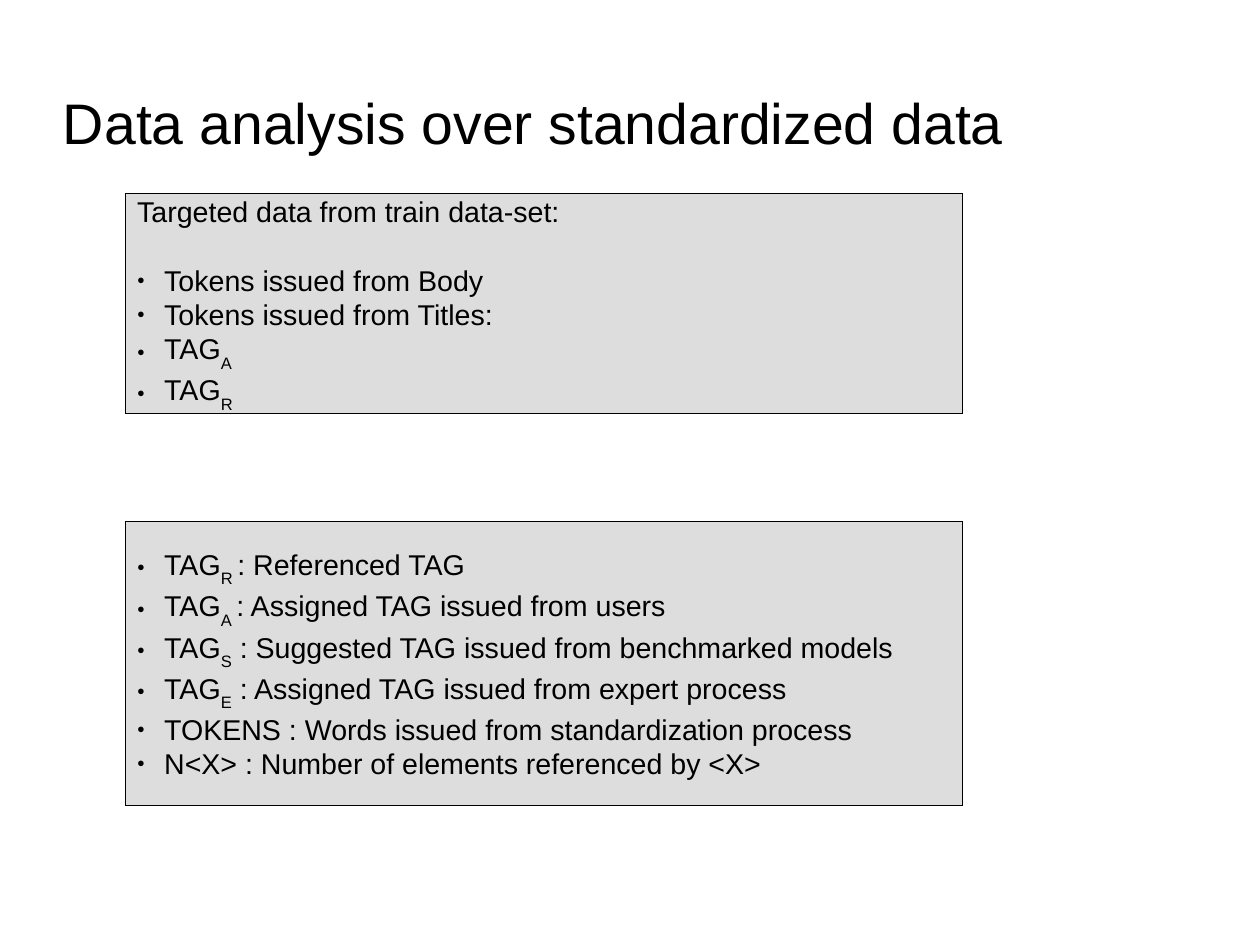
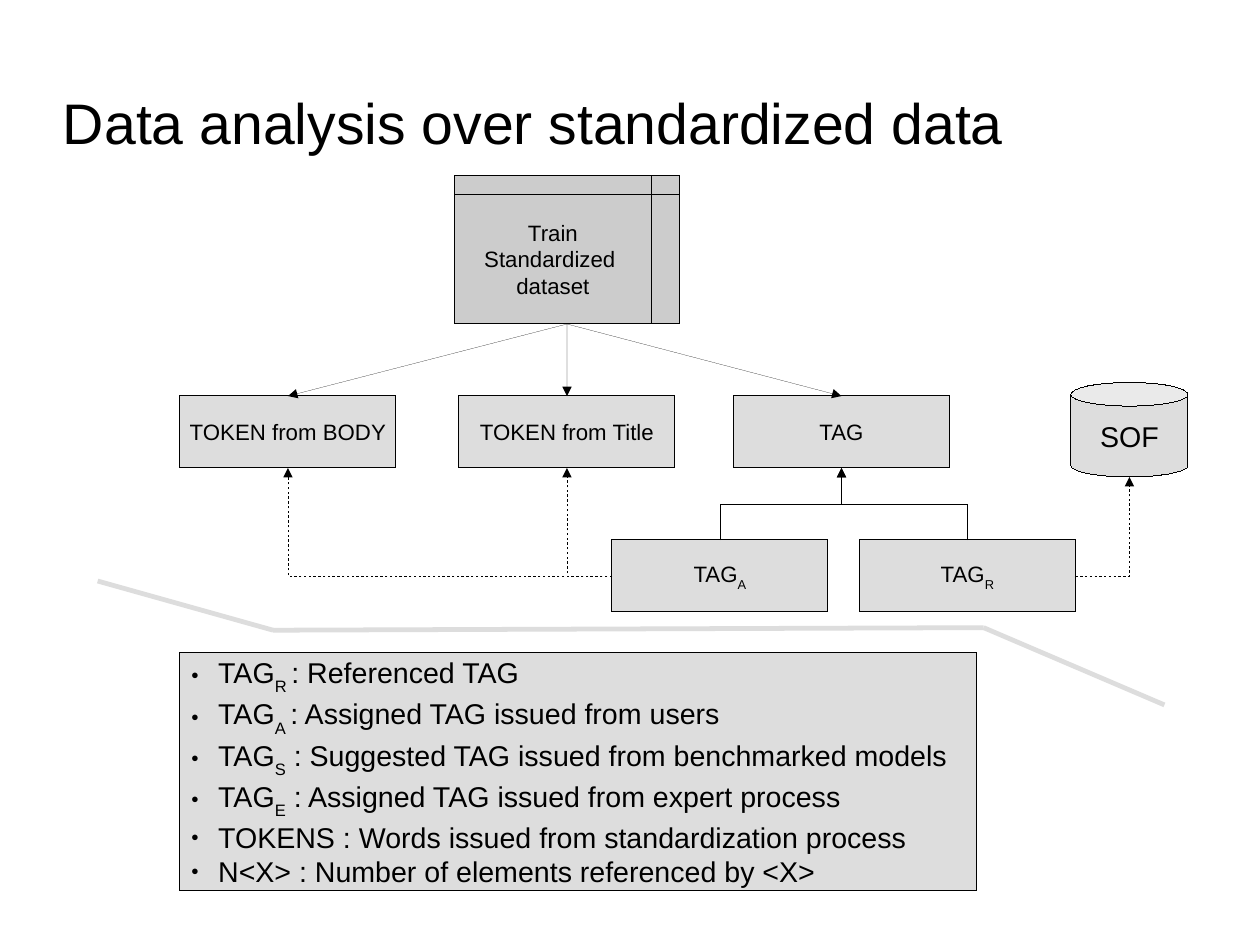
Before and after one commit to dataforcast/OC_Datascientist, a slide deck: slide 6 of P6/report/Openclassrooms_ParcoursDatascientist_P6-V1.odp. Drawn at 1260x945 pixels with LibreOffice and Linux fonts; fonts in the diff are those of the drawing; background and template pictures are left out. Boxes give left, top, right and bottom in pixels: in the first picture for what was removed or moved away, otherwise in the second. Text is boxed around its words. In the diff, an @@ line names an element or a change of style, - is before the commit and + after.

```diff
--- a/P6/report/Openclassrooms_ParcoursDatascientist_P6-V1.odp
+++ b/P6/report/Openclassrooms_ParcoursDatascientist_P6-V1.odp
@@ flow chart internal storage added at (x1=455, y1=176, x2=680, y2=325), fill #CCCCCC, outline #000000 0 pt, 14 pt, text #000000 @@
+Train
+Standardized
+dataset
@@ rectangle removed at (x1=126, y1=193, x2=963, y2=414) @@
-Targeted data from train data-set:
-● Tokens issued from Body
-● Tokens issued from Titles:
-● TAGA
-● TAGR
@@ arrow added from (567, 324) to (288, 396), #000000 0 pt @@
@@ arrow added from (567, 324) to (567, 396), #000000 0 pt @@
@@ arrow added from (567, 324) to (842, 396), #000000 0 pt @@
@@ cylinder added at (x1=1071, y1=383, x2=1188, y2=478), fill #DDDDDD, outline #000000 0 pt, 18 pt, text #000000 @@
+SOF
@@ rectangle added at (x1=180, y1=396, x2=396, y2=468), fill #DDDDDD, outline #000000 0 pt, 14 pt, text #000000 @@
+TOKEN from BODY
@@ rectangle added at (x1=460, y1=396, x2=676, y2=468), fill #DDDDDD, outline #000000 0 pt, 14 pt, text #000000 @@
+TOKEN from Title
@@ rectangle added at (x1=734, y1=396, x2=950, y2=468), fill #DDDDDD, outline #000000 0 pt, 14 pt, text #000000 @@
+TAG
@@ elbow arrow added from (612, 576) to (288, 468), #000000 0 pt @@
@@ elbow arrow added from (612, 576) to (567, 468), #000000 0 pt @@
@@ elbow arrow added from (720, 540) to (842, 468), #000000 0 pt @@
@@ elbow arrow added from (967, 540) to (842, 468), #000000 0 pt @@
@@ elbow arrow added from (1076, 576) to (1130, 477), #000000 0 pt @@
@@ rectangle added at (x1=612, y1=540, x2=828, y2=612), fill #DDDDDD, outline #000000 0 pt, 14 pt, text #000000 @@
+TAGA
@@ rectangle added at (x1=860, y1=540, x2=1076, y2=612), fill #DDDDDD, outline #000000 0 pt, 14 pt, text #000000 @@
+TAGR
@@ line added from (97, 581) to (273, 630), #DDDDDD 3 pt @@
@@ line added from (273, 630) to (984, 628), #DDDDDD 3 pt @@
@@ line added from (984, 628) to (1165, 705), #DDDDDD 3 pt @@
@@ rectangle "TAGR : Referenced TAG" resized from (x1=126, y1=523, x2=963, y2=806) to (x1=180, y1=653, x2=976, y2=892) @@
```
Also in this commit, not shown: 17 other slides changed, 2 slides added, 1 slide removed, 6 other files.
